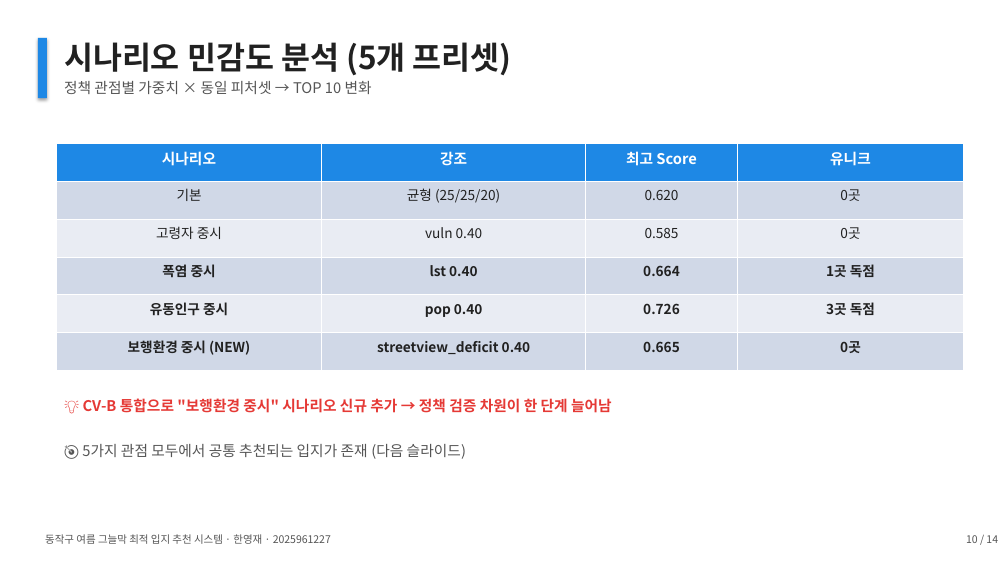
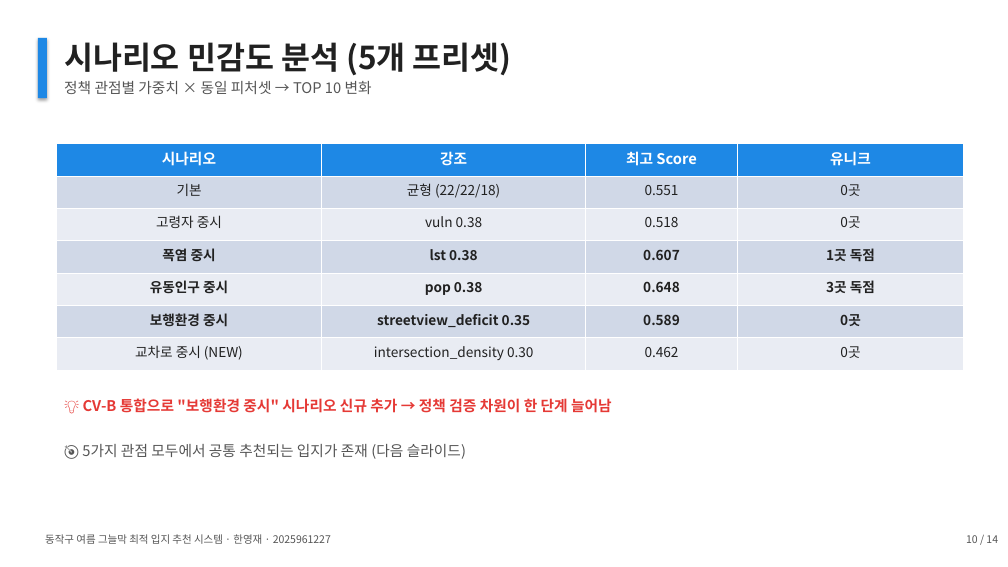
Before and after one commit to thgtot92/project_1, a slide deck: slide 10 of presentation/동작구_그늘막_최종발표.pptx. Drawn at 1008x567 pixels with LibreOffice and Linux fonts; fonts in the diff are those of the drawing. Boxes give left, top, right and bottom in pixels: in the first picture for what was removed or moved away, otherwise in the second. Text is boxed around its words. In the diff, an @@ line names an element or a change of style, - is before the commit and + after.

```diff
--- a/presentation/동작구_그늘막_최종발표.pptx
+++ b/presentation/동작구_그늘막_최종발표.pptx
@@ table at box(57, 144, 964, 371) @@
-row 2: 기본 | 균형 (25/25/20) | 0.620 | 0곳
-row 3: 고령자 중시 | vuln 0.40 | 0.585 | 0곳
-row 4: 폭염 중시 | lst 0.40 | 0.664 | 1곳 독점
-row 5: 유동인구 중시 | pop 0.40 | 0.726 | 3곳 독점
-row 6: 보행환경 중시 (NEW) | streetview_deficit 0.40 | 0.665 | 0곳
+row 2: 기본 | 균형 (22/22/18) | 0.551 | 0곳
+row 3: 고령자 중시 | vuln 0.38 | 0.518 | 0곳
+row 4: 폭염 중시 | lst 0.38 | 0.607 | 1곳 독점
+row 5: 유동인구 중시 | pop 0.38 | 0.648 | 3곳 독점
+row 6: 보행환경 중시 | streetview_deficit 0.35 | 0.589 | 0곳
+row 7: 교차로 중시 (NEW) | intersection_density 0.30 | 0.462 | 0곳
```
Also in this commit, not shown: 3 other slides changed, 33 other files.
